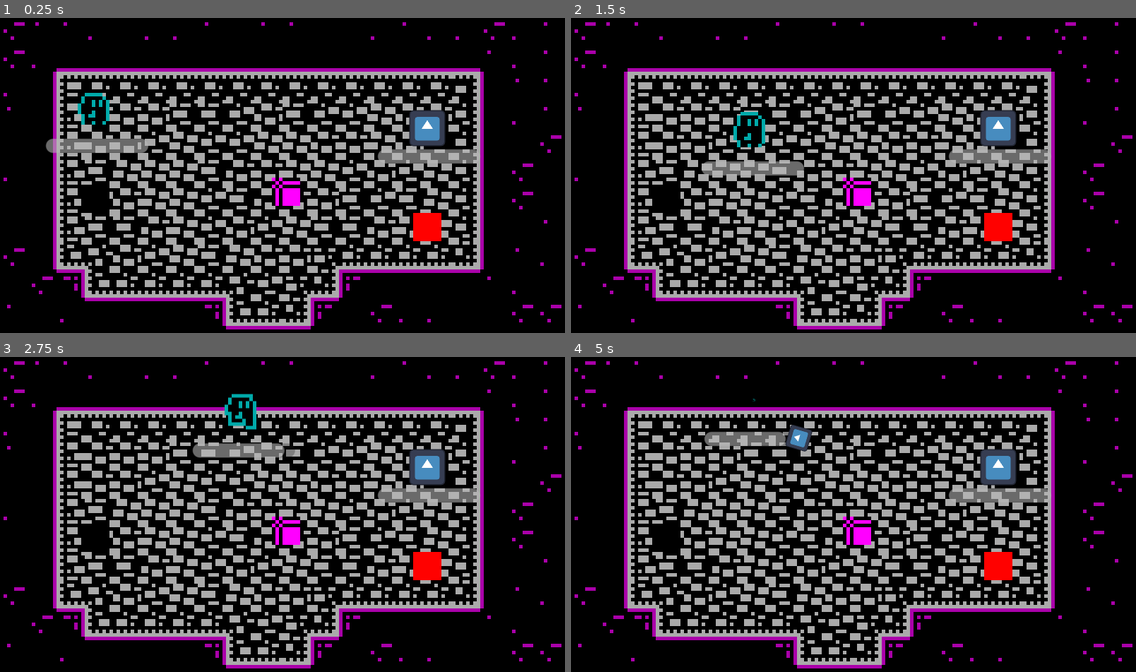
Above: before the commit, frames 1-4 (two rows, left to right).
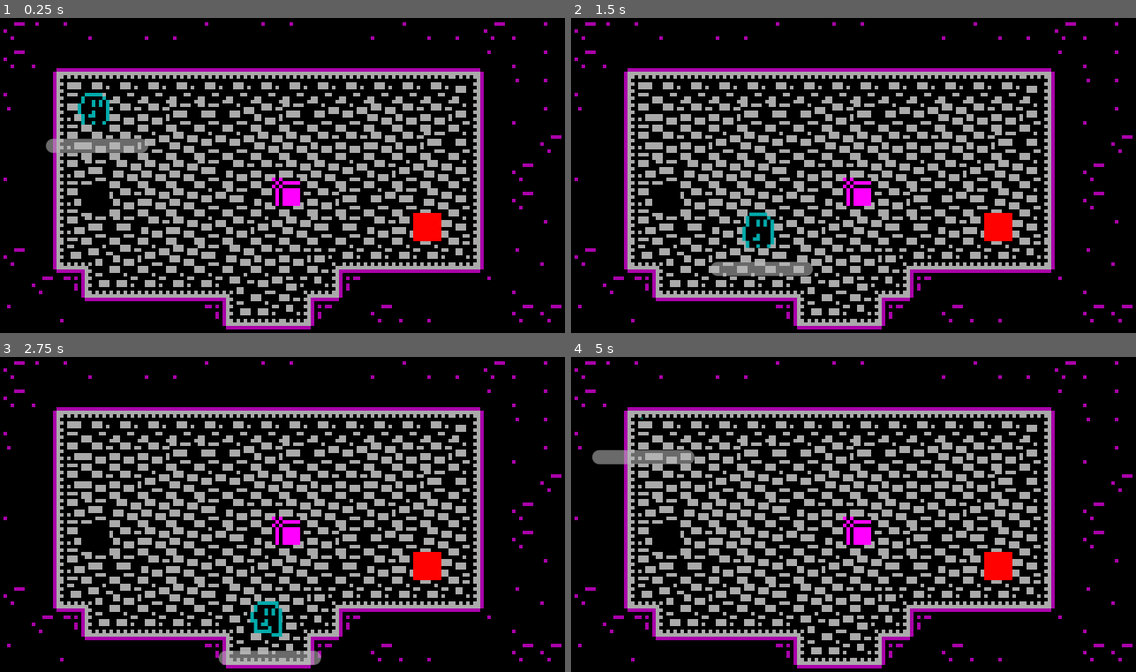
Above: after the commit, the same moments.

Repository: Renan-G-projec/DungeonWarrior
Game: Godot game, scene res://scenes/main.tscn
Same seed, same stepped clock (60 frames per second), same inputs: the game is played once before the commit and once after it. The engine's default icon, where the game draws it, is replaced by a stand-in: a white triangle on a blue panel in a dark square.
Inputs (mouse positions are in pixels of both pictures, inside the frame that each line leads up to):
- Up to frame 1 (0.25 s): no input
- Up to frame 2 (1.5 s): tap Enter at 0.5 s; move the mouse to (977, 159) at 0.52 s; hold D (walk_right) 0.53-1.28 s; click (977, 159) at 0.6 s; move the mouse to (740, 191) at 1.27 s; hold S (walk_down) from 1.28 s (still down); tap E (Interact) at 1.35 s
- Up to frame 3 (2.75 s): click (169, 530) at 1.55 s; move the mouse to (339, 442) at 2.02 s; release S (walk_down) at 2.03 s; hold D (walk_right) from 2.03 s (still down); click (339, 442) at 2.1 s
- Up to frame 4 (5 s): move the mouse to (825, 577) at 2.77 s; release D (walk_right) at 2.78 s; hold W (walk_up) 2.78-3.53 s; tap Shift (dash) at 2.85 s; click (825, 577) at 3.05 s; move the mouse to (1023, 561) at 3.52 s; hold A (walk_left) from 3.53 s (still down); tap Alt at 3.6 s; click (1023, 561) at 3.8 s; move the mouse to (684, 464) at 4.27 s; click (684, 464) at 4.35 s

The runs differ from the first frame. In frame 1, 1.3% of the frame differs, in the area x 66-85%, y 29-47%; in frame 2, 3.0%, in the area x 23-85%, y 29-83%; in frame 3, 3.0%; in frame 4, 2.6%.
Error before the commit: Parse Error: Could not find type "Knockback" in the current scope. (res://features/components/follow_player_component.gd:15)
Error after the commit: Invalid call. Nonexistent function 'attack' in base 'Nil'. (res://features/player/player.gd:26)

Commit message:
Got boss main attack working

Diff:
--- a/features/components/follow_player_component.gd
+++ b/features/components/follow_player_component.gd
@@ -12,7 +12,7 @@
 var cooldown_time: float = 0.0
 
 @onready var body: CharacterBody2D = get_parent()
-@onready var knockback: KnockbackEmemy = body.get_node_or_null("Knockback") as Knockback
+@onready var knockback: Knockback = body.get_node_or_null("Knockback") as Knockback
 
 func _ready() -> void:
 	player = get_tree().get_first_node_in_group("player") as Player
--- a/features/components/knockback.gd
+++ b/features/components/knockback.gd
@@ -1,4 +1,4 @@
-class_name KnockbackEmemy
+class_name Knockback
 extends Node
 
 
--- /dev/null
+++ b/features/components/pull.gd
@@ -0,0 +1,41 @@
+class_name Pull
+extends Node
+
+@export var pull_resistance: float = 1.0
+
+var pull_velocity: Vector2 = Vector2.ZERO
+var timer: float = 0.0
+var target: Node2D = null
+var force: float = 0.0
+var stop_distance: float = 24.0
+
+@onready var character: CharacterBody2D = get_parent() as CharacterBody2D
+
+func is_active() -> bool:
+	return timer > 0.0
+
+func apply_pull(pull_to: Node2D, pull_force: float = 200.0, duration: float = 0.6, stop_dist: float = 24.0) -> void:
+	if not character or pull_to == null:
+		return
+	target = pull_to
+	force = pull_force / maxf(pull_resistance, 0.01)
+	stop_distance = stop_dist
+	timer = duration
+
+func cancel() -> void:
+	timer = 0.0
+	target = null
+	pull_velocity = Vector2.ZERO
+
+func _physics_process(delta: float) -> void:
+	if timer <= 0.0 or target == null or not is_instance_valid(target):
+		cancel()
+		return
+
+	var to_target := target.global_position - character.global_position
+	if to_target.length() <= stop_distance:
+		cancel()
+		return
+
+	pull_velocity = to_target.normalized() * force
+	timer -= delta
--- a/features/enemies/boss/boss_base.tscn
+++ b/features/enemies/boss/boss_base.tscn
@@ -6,13 +6,12 @@
 [ext_resource type="Script" uid="uid://bpb1sutj7mvtm" path="res://features/components/feel_component.gd" id="3_h5uod"]
 [ext_resource type="PackedScene" uid="uid://cr6e8ow0yxrfy" path="res://features/components/lifebar.tscn" id="4_5k3w4"]
 [ext_resource type="PackedScene" uid="uid://c4pebvhsq3u1n" path="res://features/components/follow_player_component.tscn" id="5_wojv2"]
-[ext_resource type="Script" uid="uid://c11kjlpyai1ha" path="res://features/enemies/boss/knockback_boss.gd" id="7_c7puh"]
-[ext_resource type="Script" uid="uid://uwvi4yj2vmqk" path="res://features/components/shoot_component.gd" id="7_phto6"]
-[ext_resource type="PackedScene" uid="uid://dc7ybwwl227dc" path="res://features/enemies/projectile.tscn" id="8_w7r7b"]
+[ext_resource type="Script" uid="uid://c11kjlpyai1ha" path="res://features/components/pull.gd" id="7_c7puh"]
+[ext_resource type="Script" uid="uid://dfgn6wj6p7464" path="res://features/enemies/boss/pull_attack.gd" id="8_bl1kf"]
 
 [sub_resource type="RectangleShape2D" id="RectangleShape2D_h5uod"]
 
-[node name="boss_base" type="CharacterBody2D" unique_id=1701289693]
+[node name="BossBase" type="CharacterBody2D" unique_id=1701289693]
 collision_layer = 2
 collision_mask = 17
 script = ExtResource("1_c7puh")
@@ -40,15 +39,16 @@
 
 [node name="FollowPlayerComponent" parent="." unique_id=1624101257 instance=ExtResource("5_wojv2")]
 speed = 10.0
+stop_distance = null
 damage = 15
+attack_pause = null
+attack_cooldown = null
 
 [node name="Knockback" type="Node" parent="." unique_id=1167124007]
 script = ExtResource("7_c7puh")
 
-[node name="Muzzle" type="Marker2D" parent="." unique_id=1705349887]
-position = Vector2(0, -10)
-
-[node name="ShootComponent" type="Node" parent="." unique_id=1476964520 node_paths=PackedStringArray("muzzle")]
-script = ExtResource("7_phto6")
-projectile = ExtResource("8_w7r7b")
-muzzle = NodePath("../Muzzle")
+[node name="PullAttack" type="Node" parent="." unique_id=1847025804 node_paths=PackedStringArray("follow")]
+script = ExtResource("8_bl1kf")
+min_range = 30.0
+stop_distance = 20.0
+follow = NodePath("../FollowPlayerComponent")
--- a/features/enemies/boss/knockback_boss.gd
+++ /dev/null
@@ -1,78 +0,0 @@
-class_name KnockbackBoss
-extends Node
-
-
-@export var default_force: float = 250
-@export var default_duration: float = 0.2
-@export var friction: float = 800.0
-@export var knockback_resistance: float = 1.0
-
-var knockback_velocity: Vector2 = Vector2.ZERO
-var knockback_timer: float = 0.0
-
-var pull_target: Node2D = null
-var pull_force: float = 0.0
-var pull_stop_disatance: float = 24.0
-
-
-@onready var boss: CharacterBody2D = get_parent() as CharacterBody2D
-
-func _ready() -> void:
-	if boss and boss.has_node("HealthComponent"):
-		var health := boss.get_node("HealthComponent")
-		health.took_damage.connect(_on_took_damage)
-
-func is_active() -> bool:
-	return knockback_timer > 0.0
-
-func apply_knockback(source_position: Vector2, force: float = -1.0, duration: float = -1.0) -> void:
-	if not boss:
-		return
-	if force < 0.0:
-		force = default_force
-	if duration < 0.0:
-		duration = default_duration
-
-	var direction := source_position.direction_to(boss.global_position)
-	if direction == Vector2.ZERO:
-		direction = Vector2.RIGHT
-
-	pull_target = null
-	knockback_velocity = direction * (force / maxf(knockback_resistance, 0.01))
-	knockback_timer = duration
-
-
-func apply_pull(target: Node2D, force: float = 200.0, duration: float = 0.6, stop_distance: float = 24.0) -> void:
-	if not boss or target == null:
-		return
-	pull_target = target
-	pull_force = force
-	pull_stop_disatance = stop_distance
-	knockback_timer = duration
-
-func _physics_process(delta: float) -> void:
-	if knockback_timer <= 0.0:
-		knockback_velocity = Vector2.ZERO
-		pull_target = null
-		return
-
-	if pull_target and is_instance_valid(pull_target):
-		var to_target := pull_target.global_position - boss.global_position
-
-		if to_target.length() <= pull_stop_disatance:
-			knockback_velocity = Vector2.ZERO
-			pull_target = null
-			knockback_timer = 0.0
-			return
-
-		knockback_velocity = to_target.normalized() * pull_force
-
-	else:
-		knockback_velocity = knockback_velocity.move_toward(Vector2.ZERO, friction * delta)
-
-	knockback_timer = knockback_timer - delta
-
-func _on_took_damage(entity: Node, damage: float, source_position: Vector2) -> void:
-	if pull_target:
-		return
-	apply_knockback(source_position, default_force, default_duration)
--- /dev/null
+++ b/features/enemies/boss/pull_attack.gd
@@ -0,0 +1,49 @@
+class_name PullAttack
+extends Node
+
+@export var cooldown: float = 6.0
+@export var windup: float = 0.8
+@export var min_range: float = 80.0
+@export var max_range: float = 160.0
+@export var pull_force: float = 130.0
+@export var pull_duration: float = 1.0
+@export var stop_distance: float = 60.0
+@export var follow: FollowPlayer
+
+var cooldown_left: float = 0.0
+var busy: bool = false
+var player: Player
+
+@onready var body: CharacterBody2D = get_parent()
+
+func _ready() -> void:
+	player = get_tree().get_first_node_in_group("player") as Player
+
+func _physics_process(delta: float) -> void:
+	cooldown_left = maxf(cooldown_left - delta, 0.0)
+	if player == null:
+		print("PullAttack: _player is null")
+		return
+	if busy or cooldown_left > 0.0:
+		return
+
+	var distance := body.global_position.distance_to(player.global_position)
+	print("PullAttack distance: ", distance, " (needs ", min_range, "-", max_range, ")")
+	if distance >= min_range and distance <= max_range:
+		_start_pull()
+
+func _start_pull() -> void:
+	print("START PULL")
+	busy = true
+	if follow:
+		follow.stop_for(windup + 0.3)
+
+	await get_tree().create_timer(windup).timeout
+
+	var pull := player.get_node_or_null("Pull") as Pull if is_instance_valid(player) else null
+	print("PullAttack: pull node = ", pull)
+	if pull:
+		pull.apply_pull(body, pull_force, pull_duration, stop_distance)
+
+	cooldown_left = cooldown
+	busy = false
--- a/features/enemies/enemy_base.tscn
+++ b/features/enemies/enemy_base.tscn
@@ -41,6 +41,11 @@
 bind_health_component = NodePath("../HealthComponent")
 
 [node name="FollowPlayerComponent" parent="." unique_id=1624101257 instance=ExtResource("6_v3xjv")]
+speed = null
+stop_distance = null
+damage = null
+attack_pause = null
+attack_cooldown = null
 
 [node name="Knockback" type="Node" parent="." unique_id=857757227]
 script = ExtResource("7_xxw78")
--- a/features/player/player.gd
+++ b/features/player/player.gd
@@ -3,10 +3,11 @@
 extends CharacterBody2D
 
 @onready var speed: float = 32.0
-@onready var knockback: KnockbackEmemy = $Knockback
+@onready var knockback: Knockback = $Knockback
 @onready var dash_component: DashComponent = %DashComponent
 @export var weapon: WeaponBase
 @onready var feel_component: FeelComponent = $FeelComponent
+@onready var pull: Pull = $Pull
 
 var _input_direction: Vector2
 
@@ -28,7 +29,9 @@
 		feel_component._squash_animation($Sprite2D, $Sprite2D.scale * 0.9)
 
 func _update_velocity() -> void:
-	if knockback.is_active():
+	if pull.is_active():
+		velocity = pull.pull_velocity
+	elif knockback.is_active():
 		print("4. player knocked back, velocity=", velocity)
 		velocity = knockback.knockback_velocity
 		return
--- a/features/player/player.tscn
+++ b/features/player/player.tscn
@@ -7,6 +7,7 @@
 [ext_resource type="PackedScene" uid="uid://dfi2lifuc76ex" path="res://features/components/dash_component.tscn" id="5_7mbft"]
 [ext_resource type="PackedScene" uid="uid://c5b6ojyuw0kgk" path="res://features/components/feel_component.tscn" id="6_kt1oa"]
 [ext_resource type="Script" uid="uid://cwiu5p468npnt" path="res://features/components/knockback.gd" id="6_y2cyt"]
+[ext_resource type="Script" uid="uid://c11kjlpyai1ha" path="res://features/components/pull.gd" id="8_kt1oa"]
 
 [sub_resource type="AtlasTexture" id="AtlasTexture_k34i2"]
 atlas = ExtResource("2_kt1oa")
@@ -155,3 +156,6 @@
 offset_top = 4.0
 offset_bottom = 4.0
 bind_health_component = NodePath("../HealthComponent")
+
+[node name="Pull" type="Node" parent="." unique_id=1180060364]
+script = ExtResource("8_kt1oa")
--- a/scenes/main.tscn
+++ b/scenes/main.tscn
@@ -22,6 +22,7 @@
 position = Vector2(27, 31)
 
 [node name="EnemyBase" parent="." unique_id=651179315 instance=ExtResource("3_sugp2")]
+visible = false
 position = Vector2(121, 32)
 
 [node name="BossBase" parent="." unique_id=1701289693 instance=ExtResource("5_o6xl0")]
Renamed: features/enemies/boss/knockback_boss.gd.uid -> features/components/pull.gd.uid
Not shown, added: features/enemies/boss/pull_attack.gd.uid
